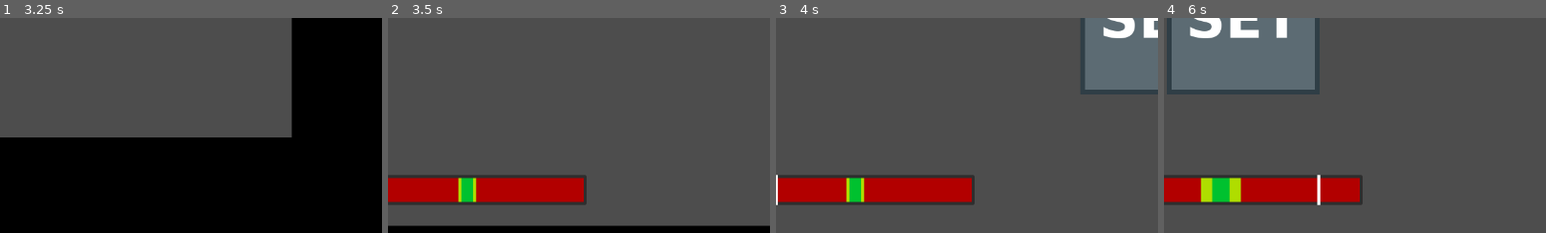
Above: before the commit, frames 1-4 (left to right).
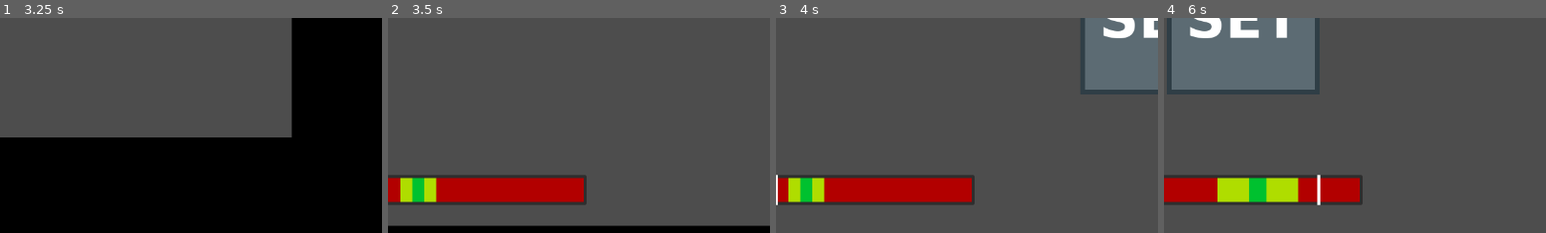
Above: after the commit, the same moments.

Repository: Chebrbober/GMTK-JAM
Game: Godot game, scene res://scenes/main_menu.tscn
Two runs of this game, one before a commit and one after it. Both use one fixed random seed, a clock stepped at 60 frames per second and the inputs below.
Inputs (mouse positions are % of the whole screen's width and height, from its top left):
- Up to frame 1 (3.25 s): click "Play" at 0.5 s; click "Play" at 1.25 s; tap Enter at 2 s; move the mouse to (72, 45) at 2.02 s; press the mouse at (72, 45) at 2.03 s; hold Right (move_right) 2.03-2.78 s; tap Space (jump) at 2.27, 3.02 s; move the mouse to (30, 55) at 2.77 s; release the mouse at (30, 55) at 2.78 s; hold Down (move_down) from 2.78 s (still down); click (30, 55) at 2.85 s
- Up to frame 2 (3.5 s): keep holding Down (move_down)
- Up to frame 3 (4 s): move the mouse to (60, 28) at 3.52 s; release Down (move_down) at 3.53 s; press the mouse at (60, 28) at 3.53 s; hold Right (move_right) from 3.53 s (still down)
- Up to frame 4 (6 s): move the mouse to (45, 70) at 4.27 s; release Right (move_right) at 4.28 s; release the mouse at (45, 70) at 4.28 s; hold Up (move_up) 4.28-5.03 s; click (45, 70) at 4.35 s; tap Space (jump) at 4.52, 5, 5.27 s; move the mouse to (80, 65) at 5.02 s; press the mouse at (80, 65) at 5.03 s; hold Left (move_left) from 5.03 s (still down); tap Enter at 5.75 s; move the mouse to (20, 35) at 5.77 s; release the mouse at (20, 35) at 5.78 s; click (20, 35) at 5.85 s
The pictures show only the part of the screen within x 40-90%, y 50-100%; the shares and areas given below are measured in that part.

Frame 1 is identical in both runs. In frame 2, 1.7% of the frame differs, in the area x 3-24%, y 74-86%; in frame 3, 1.7%; in frame 4, 2.7%, in the area x 9-36%, y 74-86%.

Commit message:
add frozen mode, add color to combo label

Diff:
--- a/scenes/game.tscn
+++ b/scenes/game.tscn
@@ -8,12 +8,15 @@
 [ext_resource type="Script" uid="uid://bxt1wgg3lyg8j" path="res://scripts/combo.gd" id="5_p57ef"]
 [ext_resource type="Script" uid="uid://blv2awfnepc1i" path="res://scripts/rush_mode.gd" id="6_gee14"]
 [ext_resource type="PackedScene" uid="uid://dh2a7vqbrshx5" path="res://scenes/game_over.tscn" id="6_u5sy4"]
+[ext_resource type="Script" uid="uid://c3151o76p6te8" path="res://scripts/frozen_mode.gd" id="8_0tnpc"]
+[ext_resource type="Script" uid="uid://5sq84prlrrmv" path="res://scripts/random_events.gd" id="8_vtaks"]
 
 [sub_resource type="LabelSettings" id="LabelSettings_uwrxv"]
 font_size = 32
 
 [sub_resource type="LabelSettings" id="LabelSettings_p57ef"]
 font_size = 64
+font_color = Color(0.490196, 1, 0.454902, 1)
 
 [node name="Game" type="Node2D"]
 
@@ -62,17 +65,29 @@
 theme_override_constants/margin_right = 5
 theme_override_constants/margin_bottom = 5
 
-[node name="RedZone" type="ColorRect" parent="UI/CutBar/PanelContainer/MarginContainer"]
+[node name="ManualControl" type="Control" parent="UI/CutBar/PanelContainer/MarginContainer"]
 layout_mode = 2
+
+[node name="RedZone" type="ColorRect" parent="UI/CutBar/PanelContainer/MarginContainer/ManualControl"]
+custom_minimum_size = Vector2(0, 40)
+layout_mode = 1
+anchors_preset = 15
+anchor_right = 1.0
+anchor_bottom = 1.0
+grow_horizontal = 2
+grow_vertical = 2
 color = Color(0.698039, 0, 0, 1)
 
-[node name="YellowZone" type="ColorRect" parent="UI/CutBar/PanelContainer/MarginContainer"]
-custom_minimum_size = Vector2(30, 0)
+[node name="YellowZone" type="ColorRect" parent="UI/CutBar/PanelContainer/MarginContainer/ManualControl"]
+custom_minimum_size = Vector2(30, 40)
 layout_mode = 2
+offset_left = 180.0
+offset_right = 210.0
+offset_bottom = 40.0
 size_flags_horizontal = 4
 color = Color(0.686275, 0.866667, 0, 1)
 
-[node name="GreenZone" type="ColorRect" parent="UI/CutBar/PanelContainer/MarginContainer/YellowZone"]
+[node name="GreenZone" type="ColorRect" parent="UI/CutBar/PanelContainer/MarginContainer/ManualControl/YellowZone"]
 custom_minimum_size = Vector2(10, 0)
 layout_mode = 1
 anchors_preset = 13
@@ -134,6 +149,8 @@
 wait_time = 15.0
 one_shot = true
 
+[node name="ScoreSpawner" type="Node" parent="UI/Countdown"]
+
 [node name="Combo" type="Control" parent="UI"]
 layout_mode = 3
 anchor_left = 0.5
@@ -168,6 +185,24 @@
 top_level = true
 z_index = 999
 
+[node name="RandomEvents" type="Control" parent="UI"]
+layout_mode = 3
+anchors_preset = 15
+anchor_right = 1.0
+anchor_bottom = 1.0
+grow_horizontal = 2
+grow_vertical = 2
+mouse_filter = 2
+script = ExtResource("8_vtaks")
+
+[node name="FrozenMode" type="Node" parent="UI/RandomEvents"]
+unique_name_in_owner = true
+script = ExtResource("8_0tnpc")
+
+[node name="Timer" type="Timer" parent="UI/RandomEvents"]
+wait_time = 20.0
+autostart = true
+
 [node name="PauseMenu" type="CanvasLayer" parent="."]
 script = ExtResource("1_uwrxv")
 main_menu_scene_path = "uid://cy18vdwi6ps75"
@@ -177,5 +212,6 @@
 [connection signal="gui_input" from="UI/FoodSpawner/ClickArea" to="UI/Combo/RushMode" method="_on_click_area_gui_input"]
 [connection signal="mouse_clicked" from="UI/CutBar" to="UI/Countdown" method="_on_cut_bar_mouse_clicked"]
 [connection signal="mouse_clicked" from="UI/CutBar" to="UI/Combo" method="_on_cut_bar_mouse_clicked"]
-[connection signal="mouse_clicked" from="UI/CutBar" to="UI/Combo/RushMode" method="_on_cut_bar_mouse_clicked"]
+[connection signal="mouse_clicked" from="UI/CutBar" to="UI/RandomEvents/FrozenMode" method="_on_cut_bar_mouse_clicked"]
 [connection signal="timeout" from="UI/Countdown/ProgressBar/Label/Timer" to="UI/Countdown" method="_on_timer_timeout"]
+[connection signal="timeout" from="UI/RandomEvents/Timer" to="UI/RandomEvents" method="pick_random_event"]
--- a/scripts/combo.gd
+++ b/scripts/combo.gd
@@ -11,7 +11,7 @@
 	label.visible = false
 
 func _on_cut_bar_mouse_clicked(type: CutType.Result) -> void:
-	if type in [CutType.Result.PERFECT, CutType.Result.GOOD]:
+	if type in [CutType.Result.PERFECT, CutType.Result.GOOD, CutType.Result.FROZEN]:
 		if tween:
 			tween.kill()
 		tween = create_tween()
@@ -31,12 +31,12 @@
 		label.visible = false
 
 func check_upgrade() -> void:
-	if succesful_cuts_done != 1:
-		if succesful_cuts_done % 30:
+	if succesful_cuts_done > 1:
+		if succesful_cuts_done % 30 == 0:
 			rush_mode.enable_mode()
-		elif succesful_cuts_done % 20:
+		elif succesful_cuts_done % 20 == 0:
 			countdown.add_to_current_timer(5)
-		elif succesful_cuts_done % 10:
+		elif succesful_cuts_done % 10 == 0:
 			countdown.add_to_current_timer(3)
-	elif succesful_cuts_done > 1:
-		countdown.add_to_current_timer(1)
+		else:
+			countdown.add_to_current_timer(1)
--- a/scripts/countdown.gd
+++ b/scripts/countdown.gd
@@ -14,11 +14,11 @@
 	label.text = "%.1f" % timer.time_left
 	progress_bar.value = timer.time_left
 
-func _on_cut_bar_mouse_clicked(type) -> void:
+func _on_cut_bar_mouse_clicked(type: CutType.Result) -> void:
 	match type:
 		CutType.Result.PERFECT:
 			add_to_current_timer(1)
-		CutType.Result.GOOD:
+		CutType.Result.GOOD or CutType.Result.FROZEN:
 			add_to_current_timer(0.5)
 		CutType.Result.MISS:
 			add_to_current_timer(-2)
--- a/scripts/cut_bar.gd
+++ b/scripts/cut_bar.gd
@@ -1,10 +1,11 @@
 extends Control
 
-@onready var red_zone: ColorRect = $PanelContainer/MarginContainer/RedZone
-@onready var yellow_zone: ColorRect = $PanelContainer/MarginContainer/YellowZone
-@onready var green_zone: ColorRect = $PanelContainer/MarginContainer/YellowZone/GreenZone
+@onready var red_zone: ColorRect = $PanelContainer/MarginContainer/ManualControl/RedZone
+@onready var yellow_zone: ColorRect = $PanelContainer/MarginContainer/ManualControl/YellowZone
+@onready var green_zone: ColorRect = $PanelContainer/MarginContainer/ManualControl/YellowZone/GreenZone
 @onready var panel_container: PanelContainer = $PanelContainer
 @onready var indicator: ColorRect = %Indicator
+@onready var frozen_mode: Node = %FrozenMode
 @export var speed: float = 150
 @export var temp_speed: float = -1
 var direction: int = 1
@@ -52,6 +53,9 @@
 		print("perfect")
 		mouse_clicked.emit(CutType.Result.PERFECT)
 		update_zone_sizes(true)
+	elif frozen_mode.frozen_zone and is_indicator_in_zone(frozen_mode.frozen_zone):
+		print("frozen")
+		mouse_clicked.emit(CutType.Result.FROZEN)
 	elif is_indicator_in_zone(yellow_zone):
 		print("good")
 		mouse_clicked.emit(CutType.Result.GOOD)
@@ -61,7 +65,6 @@
 		mouse_clicked.emit(CutType.Result.MISS)
 		update_zone_sizes(false)
 	randomize_pos()
-
 
 func update_zone_sizes(is_hit: bool) -> void:
 	if is_hit and green_zone.size.x:
--- a/scripts/cut_type.gd
+++ b/scripts/cut_type.gd
@@ -3,5 +3,7 @@
 enum Result {
 	PERFECT,
 	GOOD,
-	MISS
+	MISS,
+	FROZEN,
+	GOLD
 }
--- /dev/null
+++ b/scripts/frozen_mode.gd
@@ -0,0 +1,40 @@
+extends Node
+
+@onready var cut_bar: Control = %CutBar
+@onready var manual_control: Control = $"../../CutBar/PanelContainer/MarginContainer/ManualControl"
+@onready var panel_container: PanelContainer = $"../../CutBar/PanelContainer"
+@onready var yellow_zone: ColorRect = $"../../CutBar/PanelContainer/MarginContainer/ManualControl/YellowZone"
+@export var frozen_zone: ColorRect
+
+func create_zone() -> void:
+	print('creating zone')
+	frozen_zone = ColorRect.new()
+	frozen_zone.size_flags_horizontal = Control.SIZE_SHRINK_CENTER
+	frozen_zone.custom_minimum_size = Vector2(30, 40)
+	frozen_zone.color = Color8(30, 125, 255, 255)
+	frozen_zone.name = "FrozenZone"
+
+	while true:
+		frozen_zone.position.x = randf_range(frozen_zone.custom_minimum_size.x, panel_container.size.x - frozen_zone.custom_minimum_size.x)
+
+		if !get_parent().overlaps_x(frozen_zone, yellow_zone):
+			break
+
+	manual_control.add_child(frozen_zone)
+
+func enable_mode() -> void:
+	print("enabled zone")
+	Engine.time_scale = 0.5
+	cut_bar.temp_speed = cut_bar.speed*1.25
+	await get_tree().create_timer(5.0).timeout
+	disable_mode()
+
+func disable_mode() -> void:
+	print("frozen zone disabled")
+	Engine.time_scale = 1
+	cut_bar.temp_speed = -1
+
+func _on_cut_bar_mouse_clicked(type: CutType.Result) -> void:
+	if type == CutType.Result.FROZEN:
+		enable_mode()
+		frozen_zone.queue_free()
--- /dev/null
+++ b/scripts/random_events.gd
@@ -0,0 +1,21 @@
+extends Control
+
+@onready var timer: Timer = $Timer
+
+func _ready() -> void:
+	timer.start()
+	timer.autostart = true
+
+func pick_random_event() -> void:
+	for child in get_children():
+		if child.has_method("create_zone"):
+			child.create_zone()
+			print("found available zone")
+		elif child != Node:
+			continue
+
+func overlaps_x(a: Control, b: Control) -> bool:
+	return (
+		a.position.x < b.position.x + b.size.x
+		and b.position.x < a.position.x + a.size.x
+	)
--- a/scripts/rush_mode.gd
+++ b/scripts/rush_mode.gd
@@ -1,7 +1,7 @@
 extends Node
 
-@onready var yellow_zone: ColorRect = $"../../CutBar/PanelContainer/MarginContainer/YellowZone"
-@onready var green_zone: ColorRect = $"../../CutBar/PanelContainer/MarginContainer/YellowZone/GreenZone"
+@onready var yellow_zone: ColorRect = $"../../CutBar/PanelContainer/MarginContainer/ManualControl/YellowZone"
+@onready var green_zone: ColorRect = $"../../CutBar/PanelContainer/MarginContainer/ManualControl/YellowZone/GreenZone"
 @onready var cut_bar: Control = %CutBar
 @onready var y_initial_size_x := yellow_zone.size.x
 @onready var g_initial_size_x := green_zone.size.x
Not shown: 1 places in scenes/game.tscn that only renumber resources
Not shown, added: scripts/frozen_mode.gd.uid
Not shown, added: scripts/random_events.gd.uid
